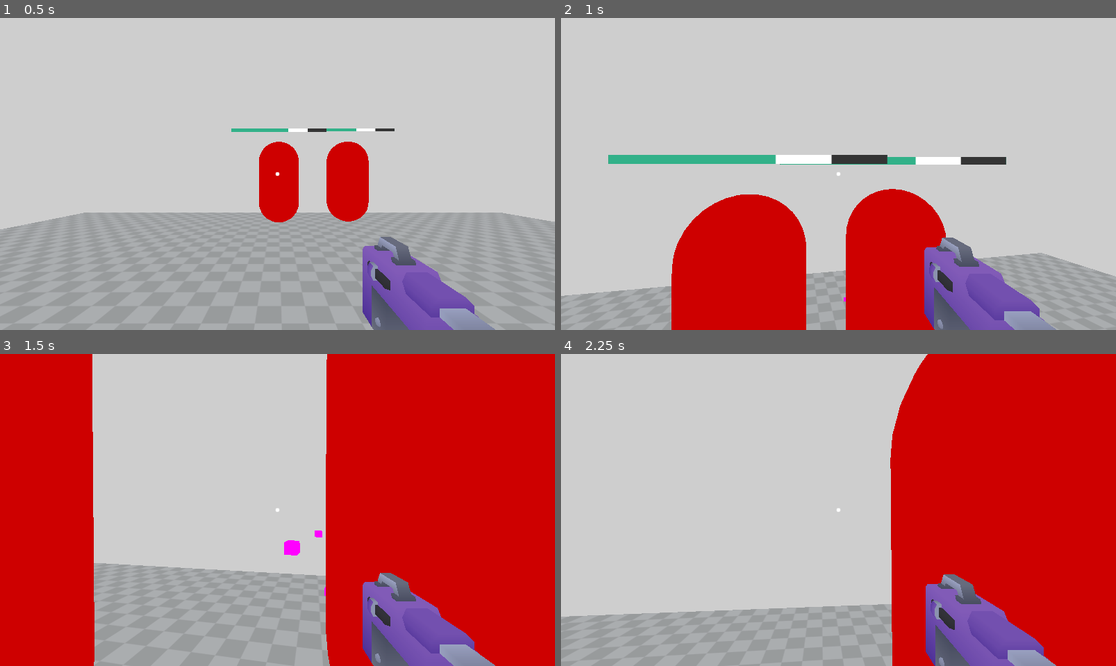
Above: before the commit, frames 1-4 (two rows, left to right).
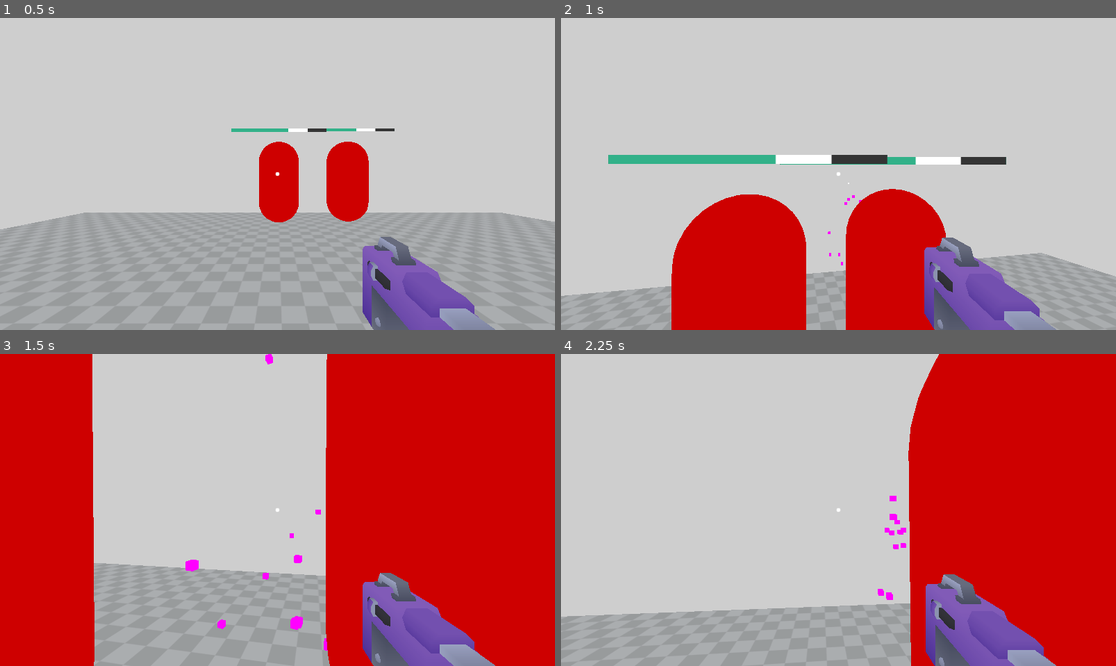
Above: after the commit, the same moments.

Repository: NiallEccles/hordecore
Game: Godot game, scene res://Stages/Main/Main.tscn
The game is run twice, just before and just after one commit, with the same random seed, the same clock (stepped at 60 frames per second) and the same inputs.
Inputs (mouse positions are in pixels of both pictures, inside the frame that each line leads up to):
- Up to frame 1 (0.5 s): no input
- Up to frame 2 (1 s): tap Enter (ui_accept) at 0.5, 0.77 s; move the mouse to (866, 174) at 0.52 s; press the mouse at (866, 174) at 0.53 s; hold W (forward) from 0.53 s (still down)
- Up to frame 3 (1.5 s): keep holding W (forward); move the mouse to (249, 510) at 1.27 s; release the mouse at (249, 510) at 1.28 s; click (249, 510) at 1.35 s
- Up to frame 4 (2.25 s): keep holding W (forward); tap Enter (ui_accept) at 1.52 s; move the mouse to (849, 503) at 2.02 s; press the mouse at (849, 503) at 2.03 s

Frame 1 is identical in both runs. In frame 2, less than 0.1% of the frame differs, in the area x 48-55%, y 52-91%; in frame 3, 0.5%; in frame 4, 3.2%, in the area x 1-69%, y 0-100%.

Commit message:
Reset scaling on raycast

Diff:
--- a/Entities/Weapons/SMG/SMG.tscn
+++ b/Entities/Weapons/SMG/SMG.tscn
@@ -95,5 +95,5 @@
 }
 
 [node name="RayCast3D" type="RayCast3D" parent="."]
-transform = Transform3D(0.5, 0, 0, 0, 0.5, 0, 0, 0, 0.5, 0, 0.029038623, -0.24485)
+transform = Transform3D(1, 0, 0, 0, 1, 0, 0, 0, 1, 0, 0.029038623, -0.24485)
 target_position = Vector3(0, 0, -1)
